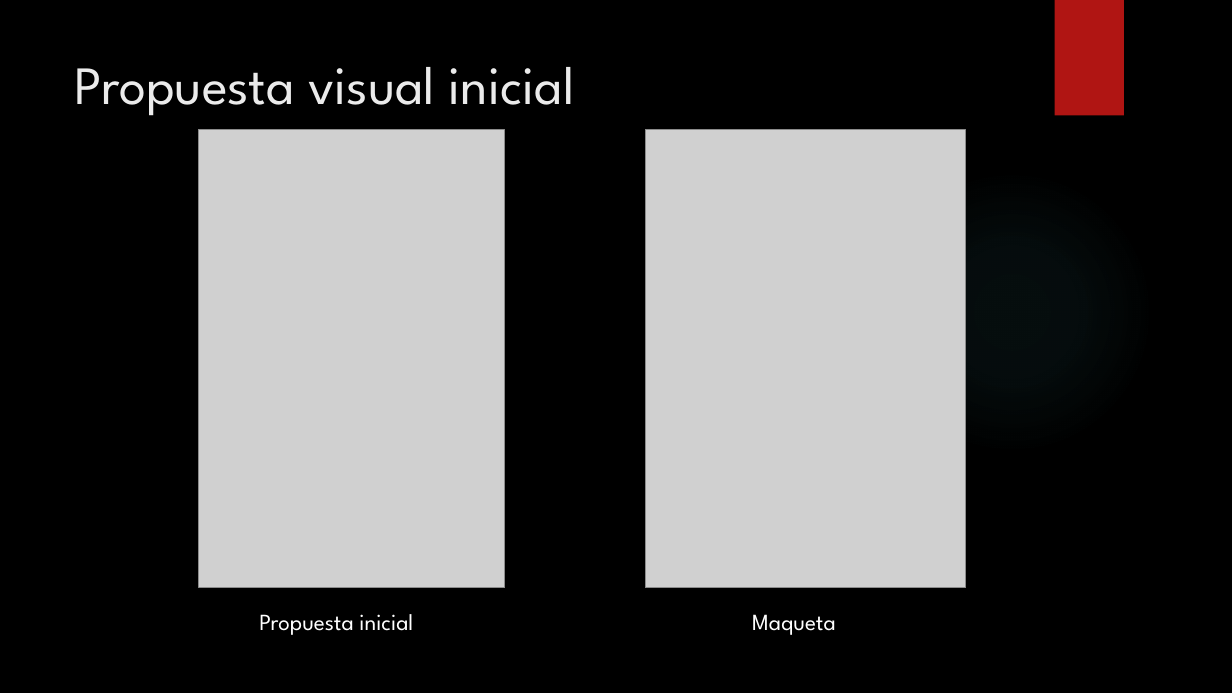
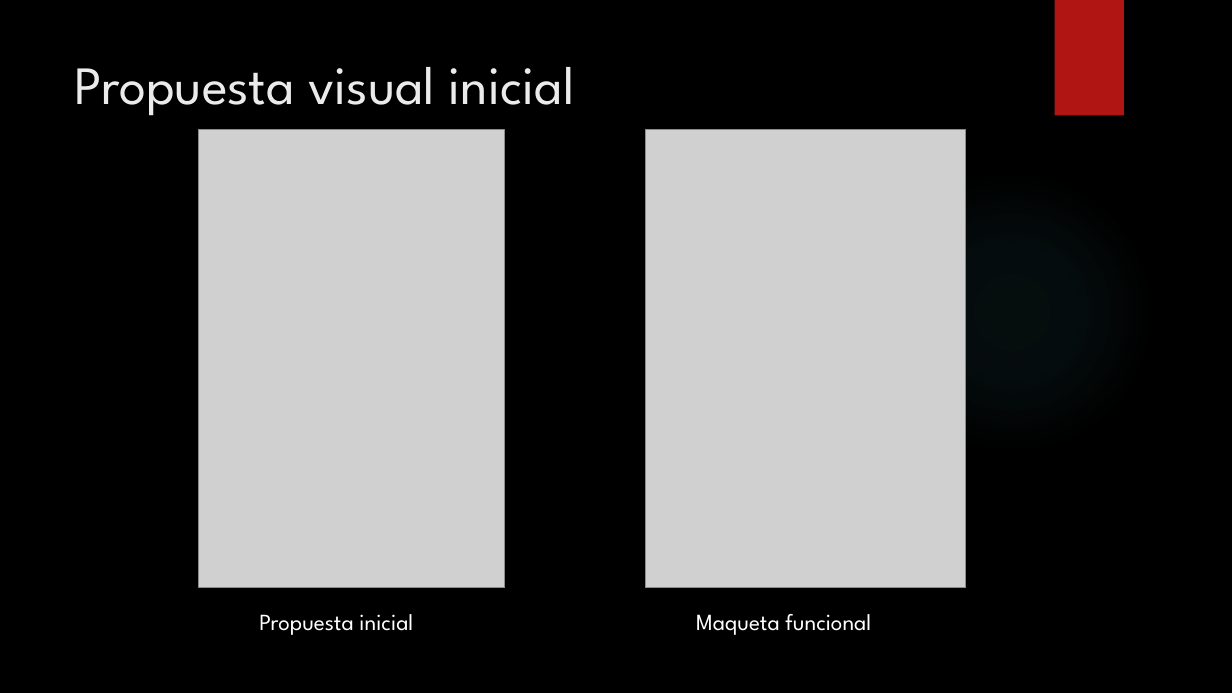
Before and after one commit to 20970594/FGC-Fighting_Game_Coach, a slide deck: slide 7 of Maqueta funcional presentación.pptx (slide 6 before the commit). Drawn at 1232x693 pixels with LibreOffice and Linux fonts; fonts in the diff are those of the drawing; grey boxes stand for pictures; background and template pictures are left out. Boxes give left, top, right and bottom in pixels: in the first picture for what was removed or moved away, otherwise in the second. Text is boxed around its words. In the diff, an @@ line names an element or a change of style, - is before the commit and + after.

```diff
--- a/Maqueta funcional presentación.pptx
+++ b/Maqueta funcional presentación.pptx
@@ text at box(696, 614, 871, 635): text changed @@
-Maqueta
+Maqueta funcional
```
Also in this commit, not shown: 1 other slide changed, 1 slide added.
